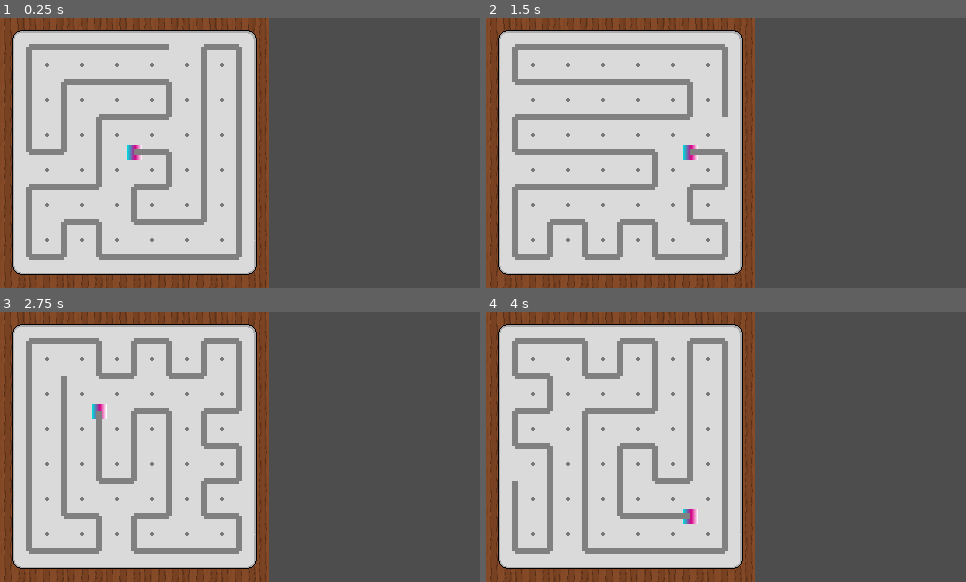
Above: before the commit, frames 1-4 (two rows, left to right).
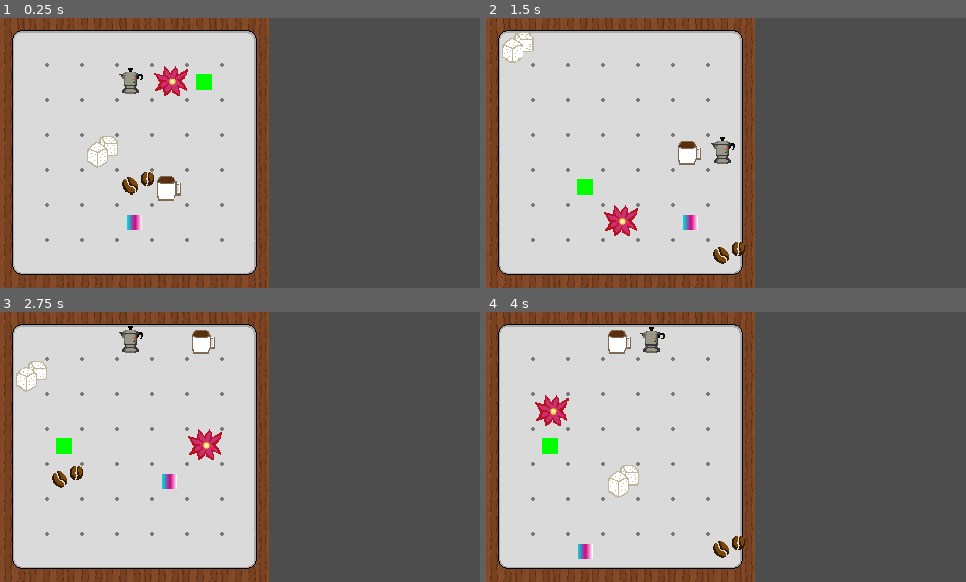
Above: after the commit, the same moments.

Repository: Rokcas/natural-lens
Game: Godot game, scene res://game.tscn
Two runs of this game, one before a commit and one after it. Both use one fixed random seed, a clock stepped at 60 frames per second and the inputs below.
Inputs:
- Up to frame 1 (0.25 s): no input
- Up to frame 2 (1.5 s): tap Enter (ui_accept) at 0.5, 1.35 s; hold D (Right) 0.53-1.28 s; hold Enter (ui_accept) 0.53-1.28 s; hold S (Down) from 1.28 s (still down)
- Up to frame 3 (2.75 s): tap Enter (ui_accept) at 1.52, 1.82 s; release S (Down) at 2.03 s; hold D (Right) from 2.03 s (still down); hold Enter (ui_accept) from 2.03 s (still down)
- Up to frame 4 (4 s): release D (Right) at 2.78 s; release Enter (ui_accept) at 2.78 s; hold W (Up) 2.78-3.53 s; tap Enter (ui_accept) at 2.85, 3.02, 3.32 s; hold A (Left) from 3.53 s (still down); hold Enter (ui_accept) from 3.53 s (still down)

The runs differ from the first frame. In frame 1, 9.5% of the frame differs, in the area x 5-51%, y 9-90%; in frame 2, 9.3%; in frame 3, 9.4%; in frame 4, 9.4%.

Commit message:
Make puzzle

Diff:
--- /dev/null
+++ b/scenes/entities/items/beans.tscn
@@ -0,0 +1,8 @@
+[gd_scene load_steps=2 format=3 uid="uid://3d2p0pxge7ok"]
+
+[ext_resource type="Texture2D" uid="uid://cms4mfp3n37y6" path="res://assets/items/beans.png" id="1_w7tsd"]
+
+[node name="Beans" type="Node2D"]
+
+[node name="Sprite2D" type="Sprite2D" parent="."]
+texture = ExtResource("1_w7tsd")
--- /dev/null
+++ b/scenes/entities/items/coffee_pot.tscn
@@ -0,0 +1,8 @@
+[gd_scene load_steps=2 format=3 uid="uid://cus6gekui7d5w"]
+
+[ext_resource type="Texture2D" uid="uid://b57wobjv2m743" path="res://assets/items/coffeepot.png" id="1_orhg2"]
+
+[node name="CoffeePot" type="Node2D"]
+
+[node name="Sprite2D" type="Sprite2D" parent="."]
+texture = ExtResource("1_orhg2")
--- /dev/null
+++ b/scenes/entities/items/flower.tscn
@@ -0,0 +1,8 @@
+[gd_scene load_steps=2 format=3 uid="uid://c5jogdi8l72qx"]
+
+[ext_resource type="Texture2D" uid="uid://ca23e2heleuom" path="res://assets/items/flower.png" id="1_cksvj"]
+
+[node name="Flower" type="Node2D"]
+
+[node name="Sprite2D" type="Sprite2D" parent="."]
+texture = ExtResource("1_cksvj")
--- /dev/null
+++ b/scenes/entities/items/mug.tscn
@@ -0,0 +1,8 @@
+[gd_scene load_steps=2 format=3 uid="uid://s2ke5ixs0van"]
+
+[ext_resource type="Texture2D" uid="uid://0o8efe4oio3d" path="res://assets/items/mug.png" id="1_vb361"]
+
+[node name="Mug" type="Node2D"]
+
+[node name="Sprite2D" type="Sprite2D" parent="."]
+texture = ExtResource("1_vb361")
--- /dev/null
+++ b/scenes/entities/items/sugar.tscn
@@ -0,0 +1,8 @@
+[gd_scene load_steps=2 format=3 uid="uid://c78a08hw5vqxf"]
+
+[ext_resource type="Texture2D" uid="uid://cubow052vde2v" path="res://assets/items/sugar.png" id="1_c8jbf"]
+
+[node name="Item" type="Node2D"]
+
+[node name="Sprite2D" type="Sprite2D" parent="."]
+texture = ExtResource("1_c8jbf")
--- /dev/null
+++ b/scenes/entities/items/target.tscn
@@ -0,0 +1,17 @@
+[gd_scene format=3 uid="uid://cymykhgsvcle7"]
+
+[node name="Target" type="Node2D"]
+
+[node name="ColorRect" type="ColorRect" parent="."]
+anchors_preset = 8
+anchor_left = 0.5
+anchor_top = 0.5
+anchor_right = 0.5
+anchor_bottom = 0.5
+offset_left = -8.0
+offset_top = -8.0
+offset_right = 8.0
+offset_bottom = 8.0
+grow_horizontal = 2
+grow_vertical = 2
+color = Color(0, 1, 0, 1)
--- a/scenes/grid.gd
+++ b/scenes/grid.gd
@@ -16,17 +16,35 @@
 
 var DebugLines = []
 var Breadcrumbs = []
+var Items = []
+
+var points = 0
 
 # TODO: Maybe move out to its own script?
 var player_pos : Vector2i = Vector2i(0, 0)
 var player_pos_list : Array[Vector2i] = [Vector2i(0, 0)]
+var item_pos_list : Array[Vector2i] = [Vector2i(BOARD_SIZE-1, BOARD_SIZE-1)]
 
 func in_bounds(pos : Vector2i):
 	return 0 <= min(pos.x, pos.y) and max(pos.x, pos.y) < BOARD_SIZE
 
-func can_move(dir : Vector2i):
+func is_protected(pos : Vector2i) -> bool:
+	# Items cannot be collected out of order
+	var next_ind = -1
+	for i in range(len(item_pos_list)):
+		if item_pos_list[i] not in player_pos_list:
+			next_ind = i
+			break
+	var loc = item_pos_list.find(pos)
+	if loc <= next_ind:
+		return false
+	return true
+
+func do_move(dir : Vector2i) -> bool:
 	var new_pos = player_pos + dir
 	if in_bounds(new_pos):
+		if is_protected(new_pos):
+			return false
 		var idx = player_pos_list.find(new_pos)
 		# Make sure player is not looping in on themselves
 		if idx == -1:
@@ -38,6 +56,14 @@
 			return true
 		return false
 	return false
+
+func puzzle_completed() -> bool:
+	if player_pos != item_pos_list[-1]:
+		return false
+	for item_pos in item_pos_list:
+		if item_pos not in player_pos_list:
+			return false
+	return true
 
 func update_player_position():
 	$Player.position = BOARD_BASE_POS + TILE_SIZE * Vector2(player_pos)
@@ -54,30 +80,46 @@
 		line.rotation = delta.angle()
 		Breadcrumbs.push_back(line)
 		add_child(line)
+	if puzzle_completed():
+		points += player_pos_list.size()
+		print("Points:", points)
+		debug_generator()
 
-func reset(new_board : Array[Vector2i]):
+func reset(new_board : Array[Vector2i], new_items : Array[Vector2i]):
 	for line in Breadcrumbs:
 		line.queue_free()
 	Breadcrumbs.clear()
 	player_pos = new_board[0]
 	player_pos_list = [new_board[0]]
+	item_pos_list = new_items
 	update_player_position()
 
 func debug_generator():
 	for line in DebugLines:
 		line.queue_free()
 	DebugLines.clear()
-	var config = Gen.new().generate(7)
-	for i in range(len(config) - 1):
-		var prev = config[i]
-		var next = config[i+1]
-		var delta = Vector2(next - prev)
-		var line = DebugBoardLine.instantiate()
-		line.position = BOARD_BASE_POS + TILE_SIZE * Vector2(prev)
-		line.rotation = delta.angle()
-		DebugLines.push_back(line)
-		add_child(line)
-	reset(config)
+	for item in Items:
+		item.queue_free()
+	Items.clear()
+	var gen = Gen.new()
+	var config = gen.generate(7)
+	#for i in range(len(config) - 1):
+	#	var prev = config[i]
+	#	var next = config[i+1]
+	#	var delta = Vector2(next - prev)
+	#	var line = DebugBoardLine.instantiate()
+	#	line.position = BOARD_BASE_POS + TILE_SIZE * Vector2(prev)
+	#	line.rotation = delta.angle()
+	#	DebugLines.push_back(line)
+	#	add_child(line)
+	var items = gen.get_items(config, 5)
+	var new_items : Array[Vector2i] = []
+	for loc in items.keys():
+		items[loc].position = BOARD_BASE_POS + TILE_SIZE * Vector2(loc)
+		new_items.push_back(loc)
+		add_child(items[loc])
+		Items.push_back(items[loc])
+	reset(config, new_items)
 
 # Called when the node enters the scene tree for the first time.
 func _ready():
@@ -91,7 +133,7 @@
 	for k in INPUTS.keys():
 		if event.is_action_pressed(k):
 			var dir = INPUTS[k]
-			if can_move(dir):
+			if do_move(dir):
 				player_pos += dir
 				update_player_position()
 
--- a/scenes/logic/board_gen.gd
+++ b/scenes/logic/board_gen.gd
@@ -1,4 +1,19 @@
 extends Node
+
+const Beans = preload("res://scenes/entities/items/beans.tscn")
+const Sugar = preload("res://scenes/entities/items/sugar.tscn")
+const CoffeePot = preload("res://scenes/entities/items/coffee_pot.tscn")
+const Mug = preload("res://scenes/entities/items/mug.tscn")
+const Flower = preload("res://scenes/entities/items/flower.tscn")
+const Target = preload("res://scenes/entities/items/target.tscn")
+const Items = [
+	Beans,
+	Sugar,
+	CoffeePot,
+	Mug,
+	Flower,
+
+]
 
 func is_adj(a : Vector2i, b : Vector2i) -> bool:
 	return (a - b).length_squared() == 1
@@ -26,14 +41,31 @@
 
 func generate(size : int) -> Array[Vector2i]:
 	var board : Array[Vector2i] = generate_initial(size)
-	for _i in range(size * size * 10):
+	for _i in range(size * size * 20):
 		board = backbite(board)
 	board.reverse()
-	for _i in range(size * size * 10):
+	for _i in range(size * size * 20):
 		board = backbite(board)
 	for i in range(board.size() - 1):
 		assert(is_adj(board[i], board[i+1]))
 	return board
+
+func get_items(seq : Array[Vector2i], k : int) -> Dictionary:
+	# Place items at turns
+	var turns = []
+	for i in range(1, seq.size() - 1):
+		if seq[i-1] - seq[i] != seq[i] - seq[i+1]:
+			turns.push_back(i)
+	turns.shuffle()
+	# I hope there are at least k turns
+	assert(k <= turns.size())
+	var selected = turns.slice(0, k)
+	selected.sort()
+	var item_locs = {}
+	for i in range(k):
+		item_locs[seq[selected[i]]] = Items[i].instantiate()
+	item_locs[seq[-1]] = Target.instantiate()
+	return item_locs
 
 # Called when the node enters the scene tree for the first time.
 func _ready():
Binary file added: assets/items/beans.png
Not shown, added: assets/items/beans.png.import
Binary file added: assets/items/coffeepot.png
Not shown, added: assets/items/coffeepot.png.import
Binary file added: assets/items/flower.png
Not shown, added: assets/items/flower.png.import
Binary file added: assets/items/leaves.png
Not shown, added: assets/items/leaves.png.import
Binary file added: assets/items/mug.png
Not shown, added: assets/items/mug.png.import
Binary file added: assets/items/sugar.png
Not shown, added: assets/items/sugar.png.import
(and 4 more such lines)
